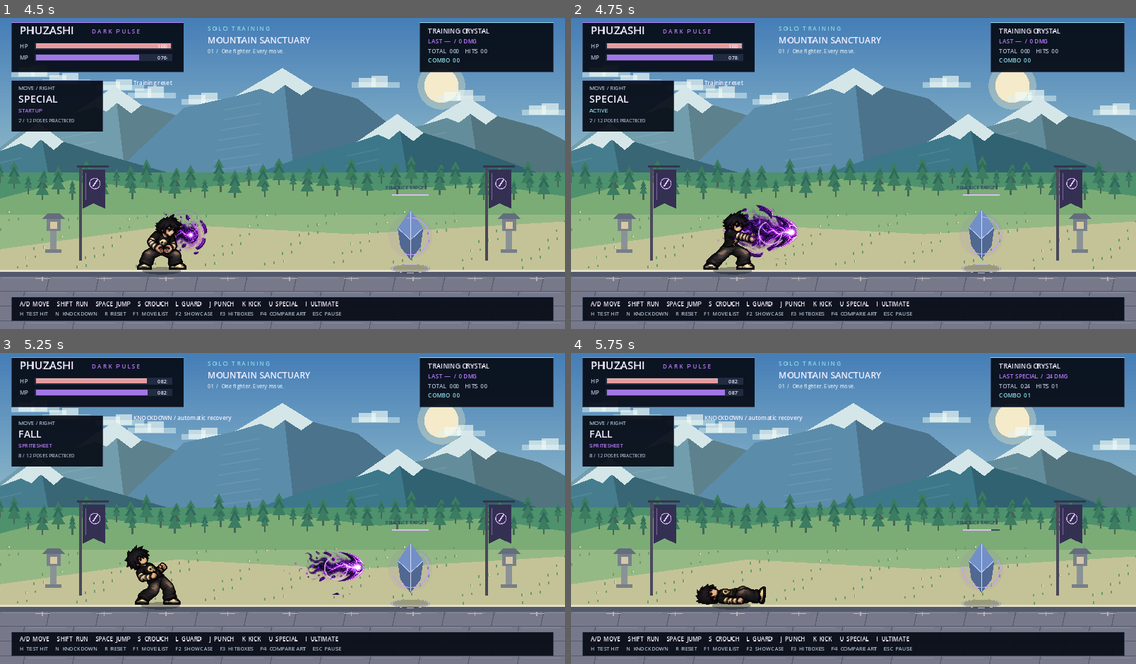
Above: before the commit, frames 1-4 (two rows, left to right).
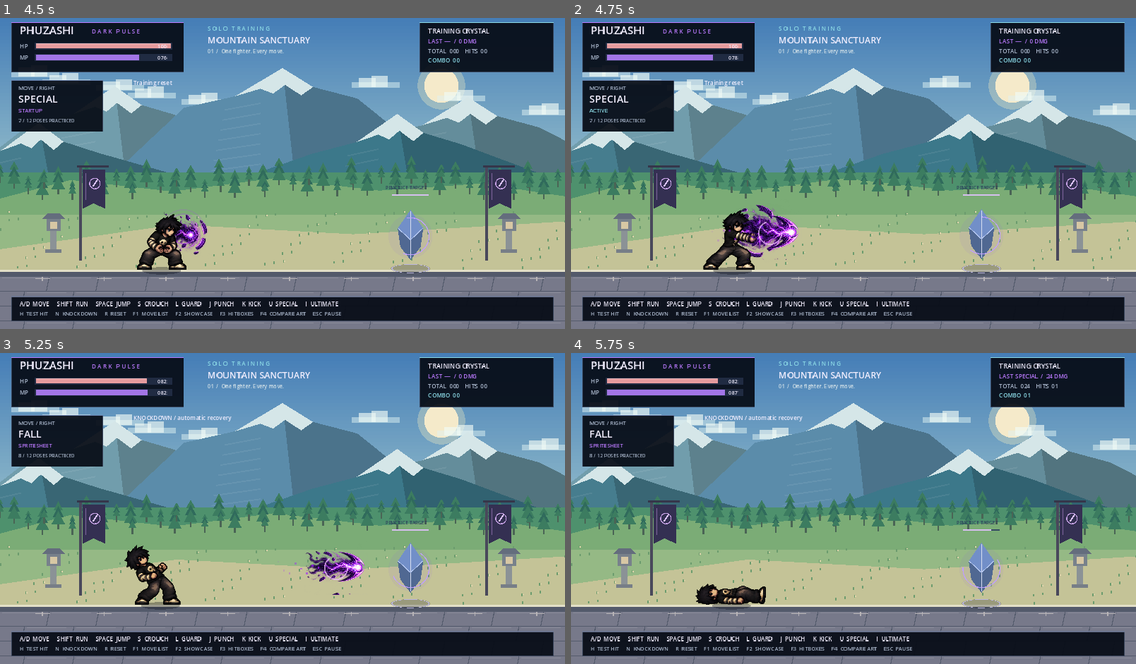
Above: after the commit, the same moments.

Repository: poohkk567-sys/game
Game: Godot game, scene res://scenes/main.tscn
Same seed, same stepped clock (60 frames per second), same inputs: the game is played once before the commit and once after it.
Inputs:
- Up to frame 1 (4.5 s): tap Enter at 0.5 s; hold S (crouch) 0.53-1.28 s; hold D (move_right) 0.53-2.03 s; tap Space (jump) at 0.77, 1.52, 3.02, 3.77 s; tap R (reset) at 1.25, 4.25 s; tap L (guard) at 1.35 s; hold A (move_left) 2.03-3.53 s; tap K (kick) at 2.1 s; tap J (punch) at 2.85 s; hold Down 3.53-4.28 s; hold Shift (run) 3.53-4.28 s; hold D (move_right) from 4.28 s (still down); tap U (special) at 4.35 s
- Up to frame 2 (4.75 s): keep holding D (move_right); tap Space (jump) at 4.52 s
- Up to frame 3 (5.25 s): keep holding D (move_right); tap N (test_fall) at 5.1 s
- Up to frame 4 (5.75 s): keep holding D (move_right)

Frame 1 is identical in both runs. In frame 2, 0.1% of the frame differs, in the area x 30-41%, y 63-75%; in frame 3, 0.1%; in frame 4, nothing differs.

Commit message:
Fix atlas region slicing for non-divisible 4x4 VFX sheet dimensions

Diff:
--- a/scripts/character/dark_pulse.gd
+++ b/scripts/character/dark_pulse.gd
@@ -49,10 +49,12 @@
 	queue_redraw()
 
 func _frame(index: int, dimensions: Vector2, opacity: float = 1.0) -> void:
-	var size: Vector2 = ATLAS.get_size() / 4.0
 	var col: int = index % 4
 	var row: int = floori(float(index) / 4.0)
-	draw_texture_rect_region(ATLAS, Rect2(-dimensions * 0.5, dimensions), Rect2(Vector2(col, row) * size, size), Color(1, 1, 1, opacity), false, true)
+	var size: Vector2 = ATLAS.get_size()
+	var upper := Vector2(floorf(float(col) * size.x / 4.0), floorf(float(row) * size.y / 4.0))
+	var lower := Vector2(floorf(float(col + 1) * size.x / 4.0), floorf(float(row + 1) * size.y / 4.0))
+	draw_texture_rect_region(ATLAS, Rect2(-dimensions * 0.5, dimensions), Rect2(upper, lower - upper), Color(1, 1, 1, opacity), false, true)
 
 func _draw() -> void:
 	draw_set_transform(Vector2.ZERO, 0.0, Vector2(float(direction), 1))
